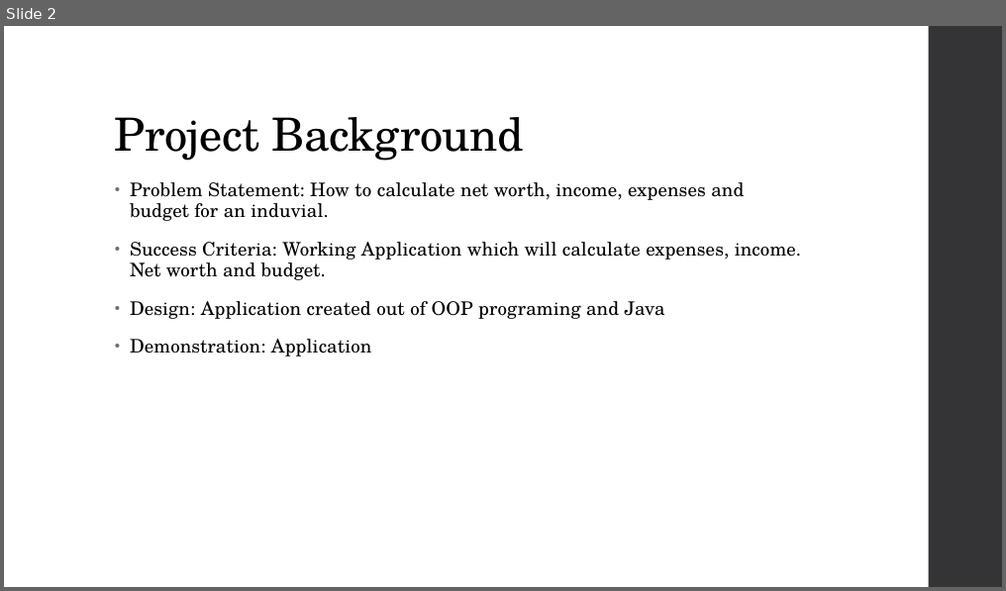
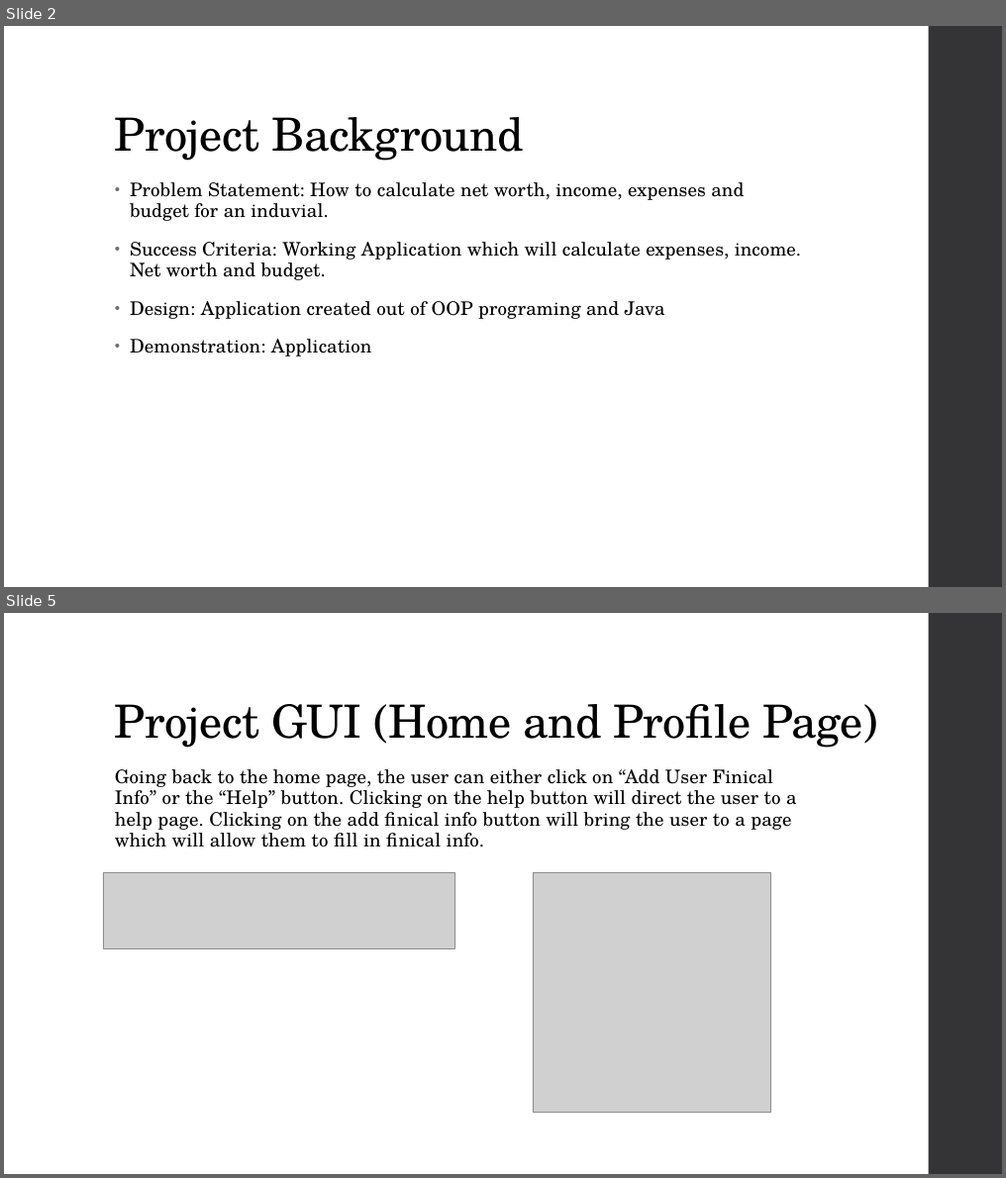
Before and after one commit to Dalicanka/Final-Project, a slide deck: Documentation/Year-End-Project-Presentation.pptx. Shown one above the other, each under a label of ours: slide 2 before the commit, slides 2 and 5 after it; the slides between them are not shown. The pictures are 1006x591 and 1006x1178 pixels, drawn with LibreOffice and Linux fonts; fonts in the diff are those of the drawing; grey boxes stand for pictures. Boxes give left, top, right and bottom in pixels: in the first picture for what was removed or moved away, otherwise in the second. Text is boxed around its words. In the diff, an @@ line names an element or a change of style, - is before the commit and + after.

Commit message:
updated presentation

```diff
--- a/Documentation/Year-End-Project-Presentation.pptx
+++ b/Documentation/Year-End-Project-Presentation.pptx
@@ slide 5 added at box(4, 613, 1002, 1174), background #FFFFFF; not listed: 1 template element that a slide beside it also shows @@
@@ title added at box(115, 704, 877, 748), 44 pt, text #000000 @@
+Project GUI (Home and Profile Page)
@@ text added at box(115, 769, 797, 848), 18 pt, text #000000 @@
+Going back to the home page, the user can either click on “Add User Finical Info” or the “Help” button. Clicking on the help button will direct the user to a help page. Clicking on the add finical info button will bring the user to a page which will allow them to fill in finical info.
@@ picture added at box(103, 872, 454, 950) @@
@@ picture added at box(533, 872, 770, 1113) @@
```
Also in this commit, not shown: 4 other slides added.
